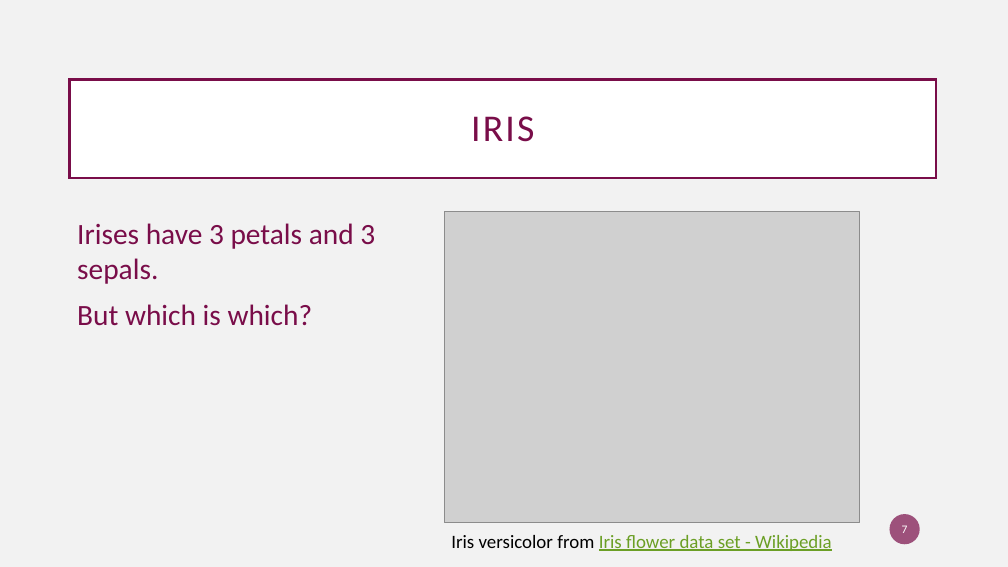
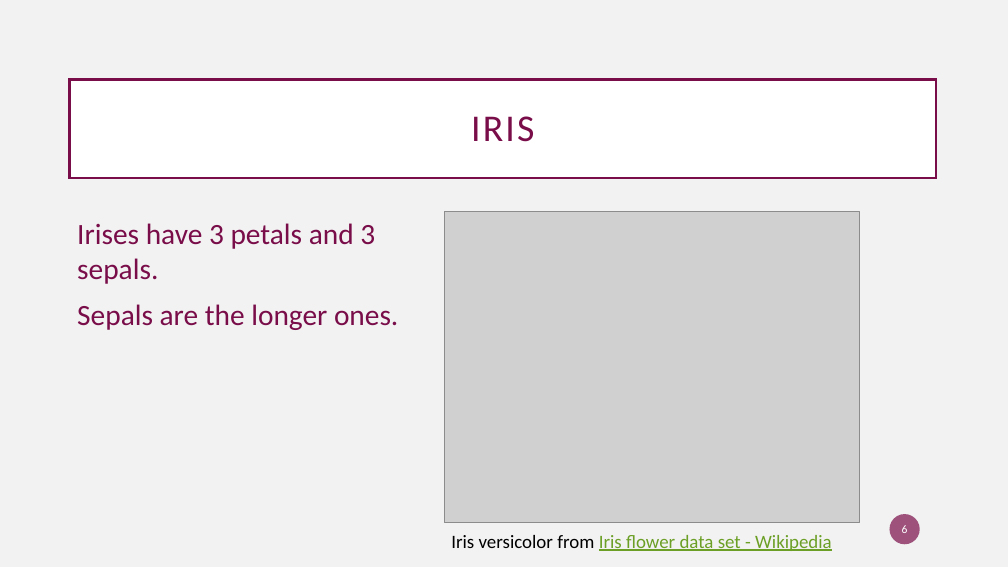
Before and after one commit to ScotGovAnalysis/openxlsx_intro, a slide deck: slide 6 of presi - Copy.pptx (slide 7 before the commit). Drawn at 1008x567 pixels with LibreOffice and Linux fonts; fonts in the diff are those of the drawing; grey boxes stand for pictures. Boxes give left, top, right and bottom in pixels: in the first picture for what was removed or moved away, otherwise in the second. Text is boxed around its words. In the diff, an @@ line names an element or a change of style, - is before the commit and + after.

```diff
--- a/presi - Copy.pptx
+++ b/presi - Copy.pptx
@@ text at box(77, 304, 398, 330): text changed @@
-But which is which?
+Sepals are the longer ones.
@@ page number at box(902, 525, 908, 533): text changed @@
-7
+6
```
Also in this commit, not shown: 3 other slides changed, 3 slides removed.
